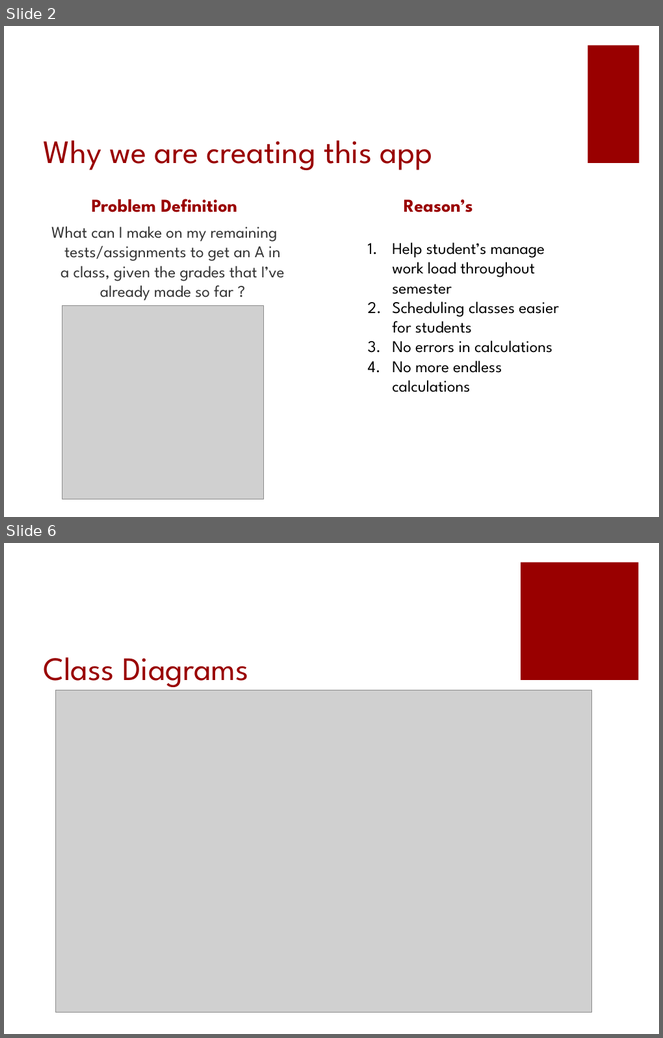
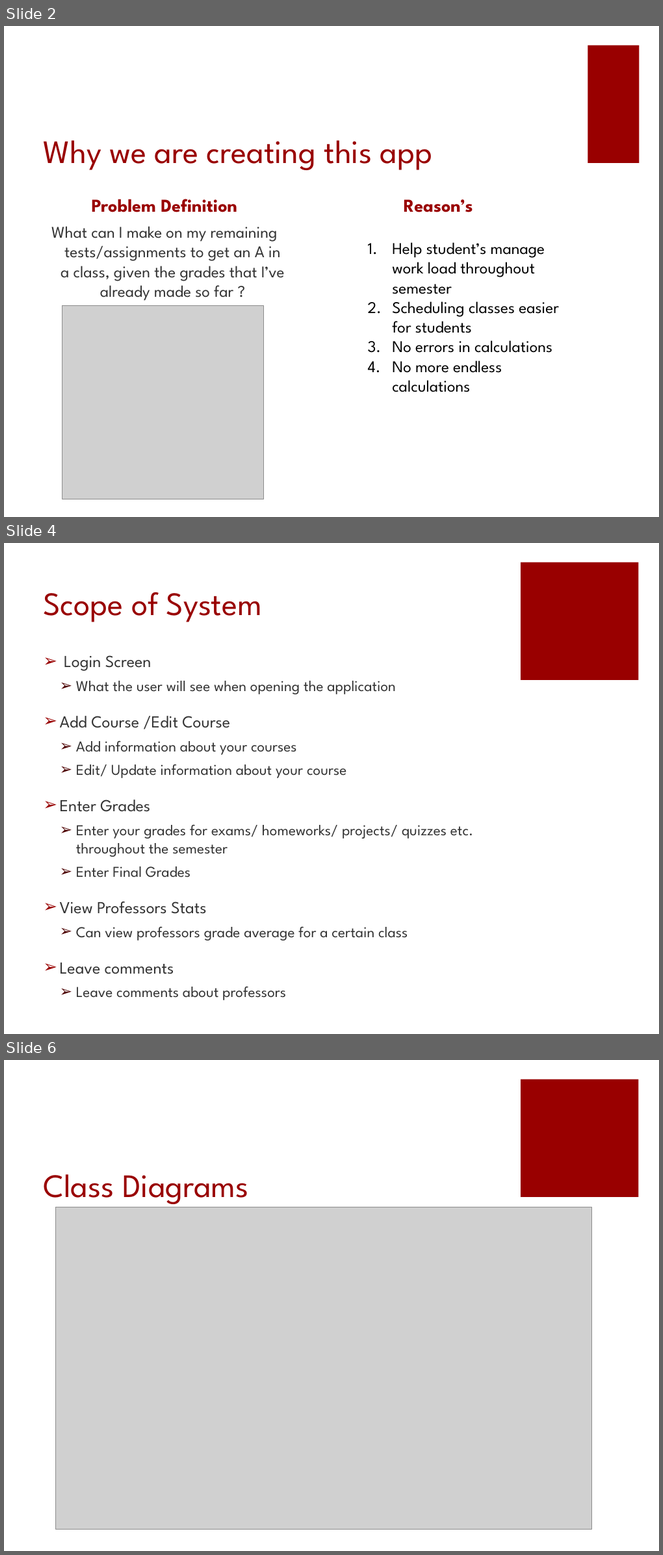
Before and after one commit to amdonham/DropGrade, a slide deck: Documents/SeniorDesignRequirementsP1.pptx. Shown one above the other, each under a label of ours: slides 2 and 6 before the commit, slides 2, 4 and 6 after it; the slides between them are not shown. The pictures are 663x1038 and 663x1555 pixels, drawn with LibreOffice and Linux fonts; fonts in the diff are those of the drawing; grey boxes stand for pictures. Boxes give left, top, right and bottom in pixels: in the first picture for what was removed or moved away, otherwise in the second. Text is boxed around its words. In the diff, an @@ line names an element or a change of style, - is before the commit and + after.

```diff
--- a/Documents/SeniorDesignRequirementsP1.pptx
+++ b/Documents/SeniorDesignRequirementsP1.pptx
@@ slide 4 added at <box>4,543,659,1034</box>, background #FFFFFF; not listed: 1 template element that a slide beside it also shows @@
@@ title added at <box>43,592,262,622</box>, 36 pt, text #990000 @@
+Scope of System
@@ text added at <box>60,655,474,975</box>, 16.6 pt, text #333333 @@
+➢ Login Screen
+  ➢ What the user will see when opening the application
+➢ Add Course /Edit Course
+  ➢ Add information about your courses
+  ➢ Edit/ Update information about your course
+➢ Enter Grades
+  ➢ Enter your grades for exams/ homeworks/ projects/ quizzes etc. throughout the semester
+  ➢ Enter Final Grades
+➢ View Professors Stats
+  ➢ Can view professors grade average for a certain class
+➢ Leave comments
+  ➢ Leave comments about professors
```
Also in this commit, not shown: 6 slides changed, 3 other slides added, 1 slide removed.
